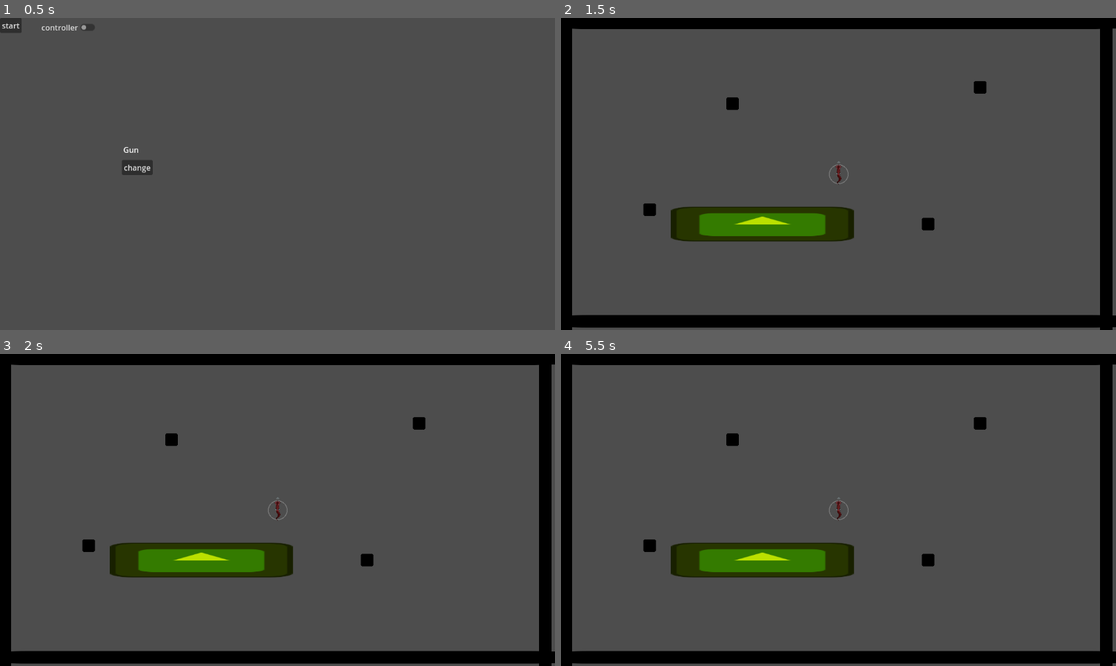
Above: before the commit, frames 1-4 (two rows, left to right).
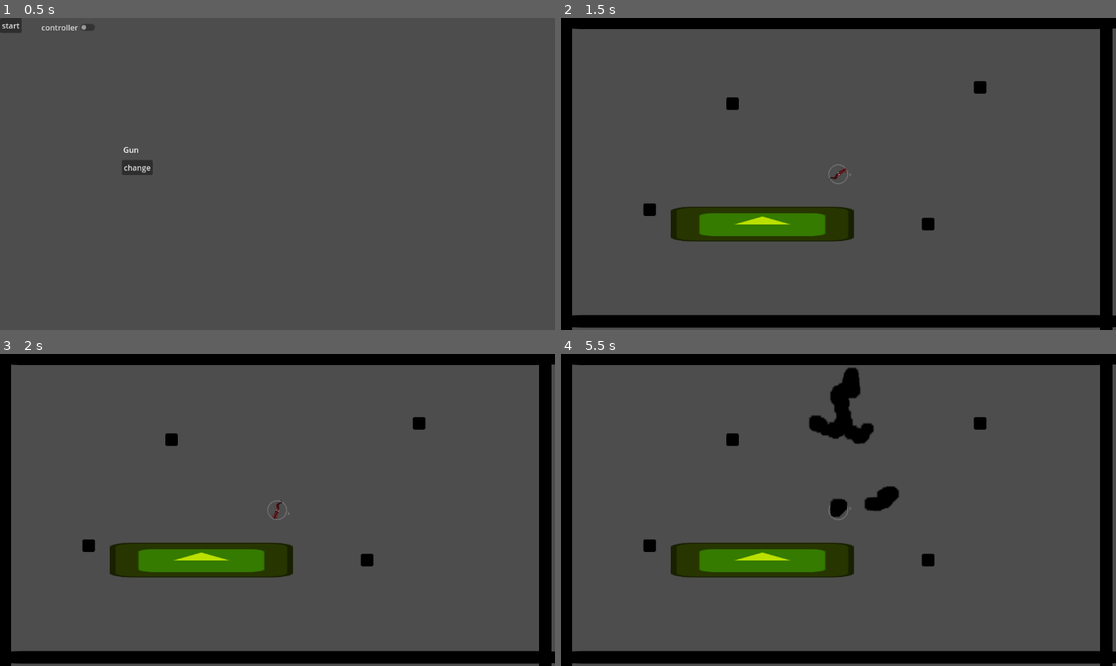
Above: after the commit, the same moments.

Repository: john-code102/Game_01
Game: Godot game, scene res://menu.tscn
The game is run twice, just before and just after one commit, with the same random seed, the same clock (stepped at 60 frames per second) and the same inputs. The engine's default icon, where the game draws it, is replaced by a stand-in: a white triangle on a blue panel in a dark square.
Inputs (mouse positions are in pixels of both pictures, inside the frame that each line leads up to):
- Up to frame 1 (0.5 s): no input
- Up to frame 2 (1.5 s): click "start" at 0.5 s; tap Enter at 1.25 s; move the mouse to (960, 158) at 1.27 s; hold D (rotate_right, bound only after the commit) from 1.28 s (still down); hold S (break, bound only after the commit) from 1.28 s (still down)
- Up to frame 3 (2 s): keep holding D (rotate_right, bound only after the commit); keep holding S (break, bound only after the commit)
- Up to frame 4 (5.5 s): tap Space at 2, 3.5 s; move the mouse to (727, 525) at 2.02 s; release D (rotate_right, bound only after the commit) at 2.03 s; release S (break, bound only after the commit) at 2.03 s; hold A (rotate_left, bound only after the commit) 2.03-2.78 s; tap S (break, bound only after the commit) at 2.1, 3.05, 3.8, 5.3 s; tap Enter at 2.75, 5 s; move the mouse to (894, 441) at 2.77 s; hold D (rotate_right, bound only after the commit) 2.78-3.53 s; hold Right mouse button (grapple, bound only after the commit) 2.78-3.53 s; move the mouse to (810, 572) at 3.52 s; hold W (thrust, bound only after the commit) 3.53-4.25 s; tap R (return home) at 3.6 s; click "start" at 4.25 s; move the mouse to (1005, 556) at 5.02 s; press the mouse at (1005, 556) at 5.03 s; hold A (rotate_left, bound only after the commit) from 5.03 s (still down)

Frame 1 is identical in both runs. In frame 2, less than 0.1% of the frame differs, in the area x 48-53%, y 45-54%; in frame 3, less than 0.1%; in frame 4, 1.7%, in the area x 44-61%, y 4-54%.

Commit message:
keyboard and mouse working,

Diff:
--- a/top-down-shooter/player.gd
+++ b/top-down-shooter/player.gd
@@ -69,4 +69,45 @@
 
 
 func computer(delta):
-	pass
+
+	var roation_dir = Input.get_axis("rotate_left", "rotate_right")
+
+
+	rotation += roation_dir * rotation_speed * delta
+
+
+	var play_squid
+	if Input.is_action_pressed("thrust"):
+		velocity += Vector2.UP.rotated(rotation) * acceleration * delta
+		%thrust_effect.emitting = true
+		play_squid = true
+	else:
+		play_squid = false
+		%thrust_effect.emitting = false
+
+	velocity = velocity.move_toward(Vector2.ZERO, drag * delta)
+
+	if Input.is_action_pressed("break"):
+		%thrust_effect.emitting = false
+		velocity = velocity.move_toward(Vector2.ZERO, 5 *drag * delta)
+
+
+
+
+	if velocity.length() > max_speed:
+		velocity = velocity.normalized() * max_speed
+
+	current_force = velocity.length()
+
+	if play_squid:
+		var temp_speed = current_force / 50
+		if temp_speed > 1:
+			temp_speed = 1
+		%squid_art.speed_scale = temp_speed
+		%squid_art.play()
+	else:
+		%squid_art.stop()
+		%squid_art.frame = 0
+
+
+	move_and_slide()
--- a/top-down-shooter/project.godot
+++ b/top-down-shooter/project.godot
@@ -44,11 +44,14 @@
 thrust={
 "deadzone": 0.2,
 "events": [Object(InputEventJoypadMotion,"resource_local_to_scene":false,"resource_name":"","device":-1,"axis":5,"axis_value":1.0,"script":null)
+, Object(InputEventKey,"resource_local_to_scene":false,"resource_name":"","device":-1,"window_id":0,"alt_pressed":false,"shift_pressed":false,"ctrl_pressed":false,"meta_pressed":false,"pressed":false,"keycode":0,"physical_keycode":87,"key_label":0,"unicode":119,"location":0,"echo":false,"script":null)
+, Object(InputEventKey,"resource_local_to_scene":false,"resource_name":"","device":-1,"window_id":0,"alt_pressed":false,"shift_pressed":false,"ctrl_pressed":false,"meta_pressed":false,"pressed":false,"keycode":0,"physical_keycode":32,"key_label":0,"unicode":32,"location":0,"echo":false,"script":null)
 ]
 }
 break={
 "deadzone": 0.2,
 "events": [Object(InputEventJoypadButton,"resource_local_to_scene":false,"resource_name":"","device":-1,"button_index":0,"pressure":0.0,"pressed":true,"script":null)
+, Object(InputEventKey,"resource_local_to_scene":false,"resource_name":"","device":-1,"window_id":0,"alt_pressed":false,"shift_pressed":false,"ctrl_pressed":false,"meta_pressed":false,"pressed":false,"keycode":0,"physical_keycode":83,"key_label":0,"unicode":115,"location":0,"echo":false,"script":null)
 ]
 }
 cr_right={
@@ -74,12 +77,14 @@
 shoot={
 "deadzone": 0.2,
 "events": [Object(InputEventJoypadMotion,"resource_local_to_scene":false,"resource_name":"","device":-1,"axis":4,"axis_value":1.0,"script":null)
+, Object(InputEventMouseButton,"resource_local_to_scene":false,"resource_name":"","device":-1,"window_id":0,"alt_pressed":false,"shift_pressed":false,"ctrl_pressed":false,"meta_pressed":false,"button_mask":1,"position":Vector2(177, 24),"global_position":Vector2(186, 72),"factor":1.0,"button_index":1,"canceled":false,"pressed":true,"double_click":false,"script":null)
 ]
 }
 grapple={
 "deadzone": 0.2,
 "events": [Object(InputEventJoypadButton,"resource_local_to_scene":false,"resource_name":"","device":-1,"button_index":9,"pressure":0.0,"pressed":true,"script":null)
 , Object(InputEventJoypadButton,"resource_local_to_scene":false,"resource_name":"","device":-1,"button_index":10,"pressure":0.0,"pressed":true,"script":null)
+, Object(InputEventMouseButton,"resource_local_to_scene":false,"resource_name":"","device":-1,"window_id":0,"alt_pressed":false,"shift_pressed":false,"ctrl_pressed":false,"meta_pressed":false,"button_mask":2,"position":Vector2(381, 17),"global_position":Vector2(390, 65),"factor":1.0,"button_index":2,"canceled":false,"pressed":true,"double_click":false,"script":null)
 ]
 }
 "return home"={
@@ -87,6 +92,16 @@
 "events": [Object(InputEventKey,"resource_local_to_scene":false,"resource_name":"","device":-1,"window_id":0,"alt_press …(192 unchanged characters)…
 , Object(InputEventJoypadButton,"resource_local_to_scene":false,"resource_name":"","device":-1,"button_index":6,"pressure":0.0,"pressed":true,"script":null)
 , Object(InputEventJoypadButton,"resource_local_to_scene":false,"resource_name":"","device":-1,"button_index":4,"pressure":0.0,"pressed":true,"script":null)
+]
+}
+rotate_right={
+"deadzone": 0.2,
+"events": [Object(InputEventKey,"resource_local_to_scene":false,"resource_name":"","device":-1,"window_id":0,"alt_pressed":false,"shift_pressed":false,"ctrl_pressed":false,"meta_pressed":false,"pressed":false,"keycode":0,"physical_keycode":68,"key_label":0,"unicode":100,"location":0,"echo":false,"script":null)
+]
+}
+rotate_left={
+"deadzone": 0.2,
+"events": [Object(InputEventKey,"resource_local_to_scene":false,"resource_name":"","device":-1,"window_id":0,"alt_pressed":false,"shift_pressed":false,"ctrl_pressed":false,"meta_pressed":false,"pressed":false,"keycode":0,"physical_keycode":65,"key_label":0,"unicode":97,"location":0,"echo":false,"script":null)
 ]
 }
 
--- a/top-down-shooter/weapon_holder.gd
+++ b/top-down-shooter/weapon_holder.gd
@@ -21,7 +21,10 @@
 
 	gun_scene = Global.gun
 
-	aim(delta)
+	if Global.controller:
+		aim_controler(delta)
+	else:
+		aim_computer(delta)
 
 	if Input.is_action_pressed("grapple") and !is_grappling:
 		try_grapple()
@@ -46,7 +49,15 @@
 
 
 
-func aim(delta):
+func aim_computer(delta):
+	var temp = get_parent().get_angle_to(get_global_mouse_position())
+	var holder = rad_to_deg(temp) + 90
+	target_angle_global = deg_to_rad(holder)
+	smooth_angle_global = lerp_angle(smooth_angle_global, target_angle_global, delta * aim_smoothness)
+	var parent = get_parent()
+	rotation = smooth_angle_global
+
+func aim_controler(delta):
 	var aim_vector = Input.get_vector("cr_down", "cr_up", "cr_left", "cr_right")
 	if aim_vector.length() > 0:
 
